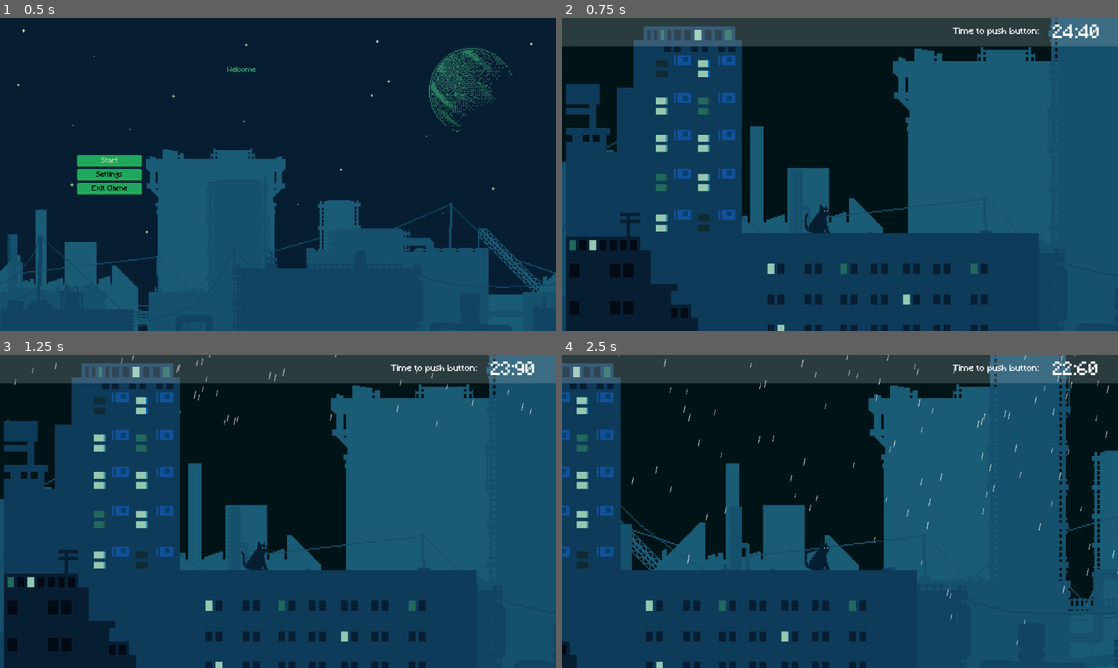
Above: before the commit, frames 1-4 (two rows, left to right).
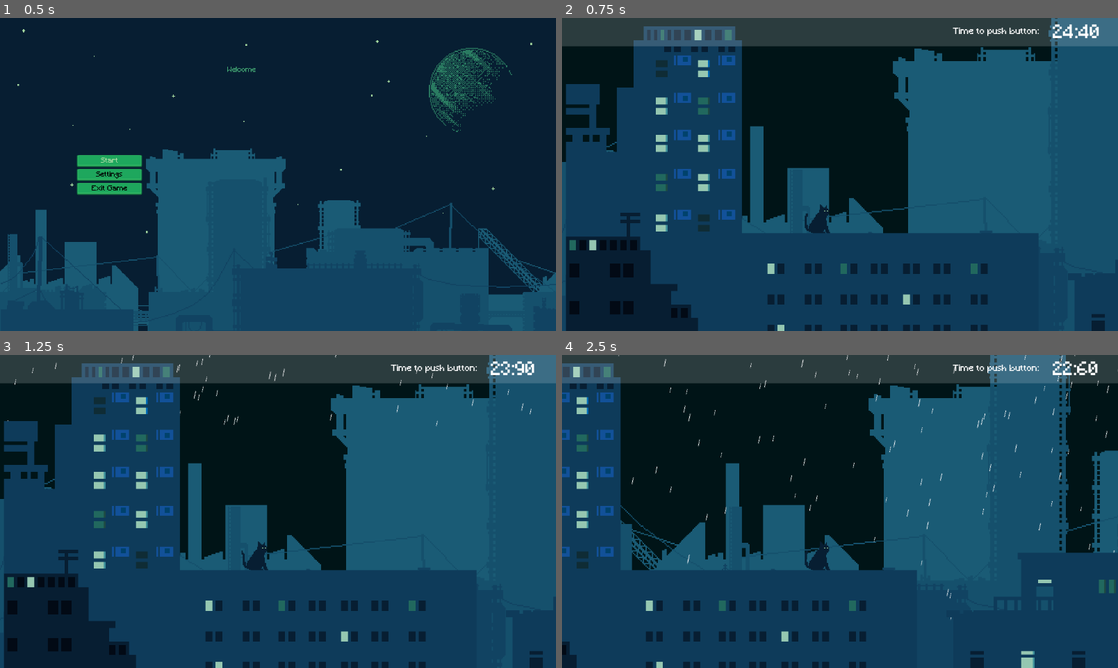
Above: after the commit, the same moments.

Repository: DEVizzent/mermelada-jam-2023
Game: Godot game, scene res://Inicio/StartMenu.tscn
The game is run twice, just before and just after one commit, with the same random seed, the same clock (stepped at 60 frames per second) and the same inputs.
Inputs (mouse positions are in pixels of both pictures, inside the frame that each line leads up to):
- Up to frame 1 (0.5 s): no input
- Up to frame 2 (0.75 s): click "Start" at 0.5 s
- Up to frame 3 (1.25 s): no input
- Up to frame 4 (2.5 s): move the mouse to (962, 495) at 1.27 s; hold Right (ui_right) 1.28-2 s; click (962, 495) at 1.42 s; tap Space (jump) at 1.52 s; drag from (728, 527) to (867, 514) at 2.02 s

Frame 1 is identical in both runs. In frame 2, 0.1% of the frame differs, in the area x 95-98%, y 94-100%; in frame 3, 0.1%; in frame 4, 2.3%, in the area x 69-100%, y 63-100%.

Commit message:
Diseño lvl 1

Diff:
--- a/Levels/Level1/Level1.tscn
+++ b/Levels/Level1/Level1.tscn
@@ -8,7 +8,10 @@
 [ext_resource type="PackedScene" uid="uid://bueyv6qwi0jrw" path="res://StarsRain/EstrellaFugaz/SpawnerEstrellas/spawner_estrellas.tscn" id="6_gjp6n"]
 [ext_resource type="PackedScene" uid="uid://6eolvn4p0iw7" path="res://RainEnviroment/rain_enviroment_particles.tscn" id="7_iq0n7"]
 [ext_resource type="PackedScene" uid="uid://bt0q7q5tfblkb" path="res://Levels/Parallax/ParallaxBackground.tscn" id="9_folwc"]
+[ext_resource type="Texture2D" uid="uid://cioa2wvh8jiyk" path="res://Levels/Level1/Assets/b3.png" id="10_kjhee"]
 [ext_resource type="Texture2D" uid="uid://c5co4d52unj43" path="res://Levels/Level1/Assets/b1.png" id="10_nmo5c"]
+[ext_resource type="Texture2D" uid="uid://bu8sv3c7h250f" path="res://Levels/Level1/Assets/b2.png" id="10_oxdxp"]
+[ext_resource type="Texture2D" uid="uid://mkwnuv6bundi" path="res://Levels/Level1/Assets/b4.png" id="12_dsrjg"]
 
 [node name="Level1" type="Node2D" groups=["level"]]
 script = ExtResource("1_jfv7o")
@@ -18,7 +21,7 @@
 
 [node name="Player" parent="." groups=["player"] instance=ExtResource("2_y3ktd")]
 position = Vector2(0, 118)
-collision_mask = 1
+collision_mask = 9
 
 [node name="StarsRain" parent="." node_paths=PackedStringArray("player", "goal_area") instance=ExtResource("3_4b7tw")]
 player = NodePath("../Player")
@@ -36,12 +39,44 @@
 [node name="ParallaxBackground" parent="." instance=ExtResource("9_folwc")]
 
 [node name="Platforms" type="StaticBody2D" parent="."]
+collision_layer = 8
 
 [node name="B1" type="Sprite2D" parent="Platforms"]
 position = Vector2(-27, 67)
 scale = Vector2(3, 3)
 texture = ExtResource("10_nmo5c")
 
-[node name="CollisionPolygon2D" type="CollisionPolygon2D" parent="Platforms"]
+[node name="CpB1" type="CollisionPolygon2D" parent="Platforms"]
+visible = false
 position = Vector2(-450, -232)
 polygon = PackedVector2Array(-1, -6, 314, -8, 315, 368, 840, 368, 844, 633, 0, 630)
+
+[node name="B2" type="Sprite2D" parent="Platforms"]
+position = Vector2(629.5, 241.2)
+scale = Vector2(3, 3)
+texture = ExtResource("10_oxdxp")
+
+[node name="CpB2" type="CollisionPolygon2D" parent="Platforms"]
+visible = false
+position = Vector2(628.5, 193.2)
+polygon = PackedVector2Array(-53, 15.8, -60, -84, 131, -85, 128, 15.8, 186, 16.8, 178, 207, -189, 209, -185, 136, -173, 141, -183, 17.8)
+
+[node name="B3" type="Sprite2D" parent="Platforms"]
+position = Vector2(1001.1, 245)
+scale = Vector2(3, 3)
+texture = ExtResource("10_kjhee")
+
+[node name="CpB3" type="CollisionPolygon2D" parent="Platforms"]
+visible = false
+position = Vector2(1014.1, 181)
+polygon = PackedVector2Array(-39, 283, -40, -95, -82, -94, -81, -107, 55, -107, 55, -95, 43, -95, 45, 281)
+
+[node name="B4" type="Sprite2D" parent="Platforms"]
+position = Vector2(1495, 268)
+scale = Vector2(3, 3)
+texture = ExtResource("12_dsrjg")
+
+[node name="CpB4" type="CollisionPolygon2D" parent="Platforms"]
+visible = false
+position = Vector2(1500, 167)
+polygon = PackedVector2Array(-161, -16, -277, 44, -278, 219, 271, 221, 270, 43, 150, -18)
Binary file added: Levels/Level1/Assets/b2.png
Not shown, added: Levels/Level1/Assets/b2.png.import
Binary file added: Levels/Level1/Assets/b3.png
Not shown, added: Levels/Level1/Assets/b3.png.import
Binary file added: Levels/Level1/Assets/b4.png
Not shown, added: Levels/Level1/Assets/b4.png.import
Not shown: 1 places in Levels/Level1/Level1.tscn that only renumber resources
